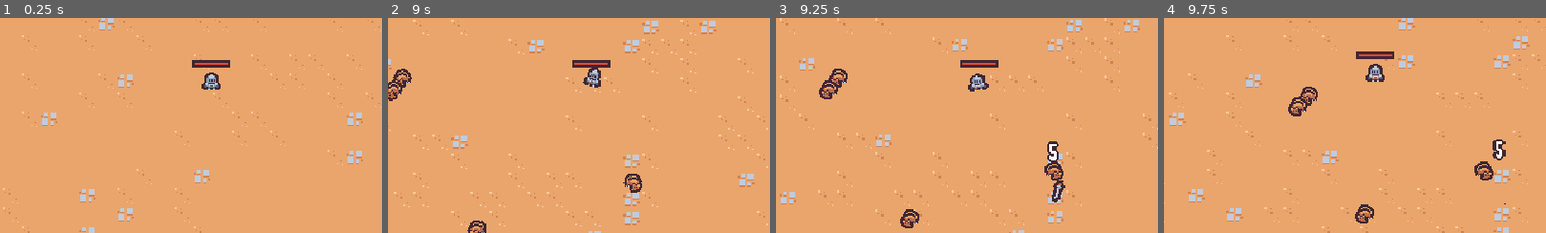
Above: before the commit, frames 1-4 (left to right).
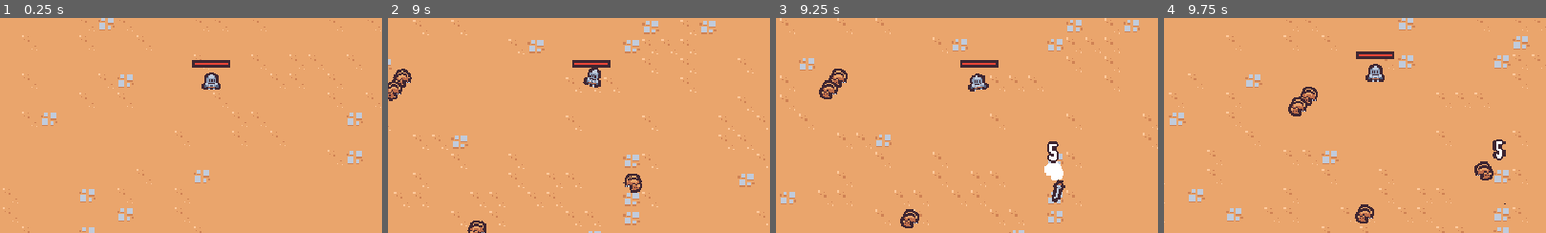
Above: after the commit, the same moments.

Repository: jrenato/dungeon_survival
Game: Godot game, scene res://src/world/levels/level.tscn
The game is run twice, just before and just after one commit, with the same random seed, the same clock (stepped at 60 frames per second) and the same inputs.
Inputs (mouse positions are % of the whole screen's width and height, from its top left):
- Up to frame 1 (0.25 s): no input
- Up to frame 2 (9 s): tap Enter at 0.5 s; move the mouse to (72, 45) at 0.52 s; press the mouse at (72, 45) at 0.53 s; hold D (move_right) 0.53-1.28 s; move the mouse to (30, 55) at 1.27 s; release the mouse at (30, 55) at 1.28 s; hold S (move_down) 1.28-2.03 s; click (30, 55) at 1.35 s; move the mouse to (60, 28) at 2.02 s; press the mouse at (60, 28) at 2.03 s; hold D (move_right) 2.03-2.78 s; move the mouse to (45, 70) at 2.77 s; release the mouse at (45, 70) at 2.78 s; hold W (move_up) 2.78-3.53 s; click (45, 70) at 2.85 s; move the mouse to (80, 65) at 3.52 s; press the mouse at (80, 65) at 3.53 s; hold A (move_left) 3.53-5.03 s; move the mouse to (20, 35) at 4.27 s; release the mouse at (20, 35) at 4.28 s; click (20, 35) at 4.35 s; move the mouse to (55, 50) at 5.02 s; press the mouse at (55, 50) at 5.03 s; hold S (move_down) 5.03-5.78 s; move the mouse to (35, 25) at 5.77 s; release the mouse at (35, 25) at 5.78 s; hold D (move_right) 5.78-6.53 s; click (35, 25) at 5.85 s; move the mouse to (72, 45) at 6.52 s; press the mouse at (72, 45) at 6.53 s; hold W (move_up) 6.53-7.28 s; move the mouse to (30, 55) at 7.27 s; release the mouse at (30, 55) at 7.28 s; hold D (move_right) 7.28-8.03 s; click (30, 55) at 7.35 s; move the mouse to (60, 28) at 8.02 s; press the mouse at (60, 28) at 8.03 s; hold S (move_down) 8.03-8.78 s; move the mouse to (45, 70) at 8.77 s; release the mouse at (45, 70) at 8.78 s; hold A (move_left) from 8.78 s (still down); click (45, 70) at 8.85 s
- Up to frame 3 (9.25 s): keep holding A (move_left)
- Up to frame 4 (9.75 s): move the mouse to (80, 65) at 9.52 s; release A (move_left) at 9.53 s; press the mouse at (80, 65) at 9.53 s; hold W (move_up) from 9.53 s (still down)
The pictures show only the part of the screen within x 22-72%, y 33-83%; the shares and areas given below are measured in that part.

Frames 1-2 are identical in both runs. In frame 3, 0.3% of the frame differs, in the area x 70-76%, y 66-76%; in frame 4, nothing differs.

Commit message:
Added hit flash component

Diff:
--- a/src/enemies/brown_rat_enemy.tscn
+++ b/src/enemies/brown_rat_enemy.tscn
@@ -1,10 +1,11 @@
-[gd_scene load_steps=13 format=3 uid="uid://chocoxha15c2q"]
+[gd_scene load_steps=14 format=3 uid="uid://chocoxha15c2q"]
 
 [ext_resource type="Script" path="res://src/enemies/brown_rat_enemy.gd" id="1_q53by"]
 [ext_resource type="PackedScene" uid="uid://b5dhosc4dbcyp" path="res://src/gameplay/components/velocity_component.tscn" id="2_aj642"]
 [ext_resource type="PackedScene" uid="uid://bkib7rirvtw7l" path="res://src/gameplay/components/health_component.tscn" id="2_r1pn2"]
 [ext_resource type="PackedScene" uid="uid://d2fnvnfm5sbij" path="res://src/gameplay/components/vial_drop_component.tscn" id="3_da5y8"]
 [ext_resource type="PackedScene" uid="uid://cehkvq67acqjg" path="res://src/gameplay/components/death_component.tscn" id="4_7te04"]
+[ext_resource type="PackedScene" uid="uid://dui4hbtk88m0v" path="res://src/gameplay/components/hit_flash_component.tscn" id="5_25s6s"]
 [ext_resource type="PackedScene" uid="uid://hrpfqxvhwa2t" path="res://src/gameplay/components/hurtbox_component.tscn" id="5_rh62v"]
 [ext_resource type="Texture2D" uid="uid://uia4n6n1pr6s" path="res://assets/tilemaps/tilemap_packed.png" id="6_4lwtw"]
 
@@ -95,6 +96,10 @@
 [node name="VialDropComponent" parent="." node_paths=PackedStringArray("health_component") instance=ExtResource("3_da5y8")]
 health_component = NodePath("../HealthComponent")
 
+[node name="HitFlashComponent" parent="." node_paths=PackedStringArray("health_component", "sprite") instance=ExtResource("5_25s6s")]
+health_component = NodePath("../HealthComponent")
+sprite = NodePath("../Visuals/Sprite2D")
+
 [node name="DeathComponent" parent="." node_paths=PackedStringArray("health_component", "sprite") instance=ExtResource("4_7te04")]
 health_component = NodePath("../HealthComponent")
 sprite = NodePath("../Visuals/Sprite2D")
--- a/src/enemies/wizard_enemy.tscn
+++ b/src/enemies/wizard_enemy.tscn
@@ -7,6 +7,47 @@
 [ext_resource type="PackedScene" uid="uid://cehkvq67acqjg" path="res://src/gameplay/components/death_component.tscn" id="2_837l6"]
 [ext_resource type="PackedScene" uid="uid://d2fnvnfm5sbij" path="res://src/gameplay/components/vial_drop_component.tscn" id="4_0ewno"]
 [ext_resource type="PackedScene" uid="uid://hrpfqxvhwa2t" path="res://src/gameplay/components/hurtbox_component.tscn" id="4_8vvrf"]
+[ext_resource type="PackedScene" uid="uid://dui4hbtk88m0v" path="res://src/gameplay/components/hit_flash_component.tscn" id="5_6s5tx"]
+[ext_resource type="Shader" path="res://src/gameplay/components/hit_flash_component.gdshader" id="6_dri38"]
+
+[sub_resource type="Animation" id="Animation_l8hsn"]
+length = 0.001
+tracks/0/type = "value"
+tracks/0/imported = false
+tracks/0/enabled = true
+tracks/0/path = NodePath("Visuals/Sprite2D:position")
+tracks/0/interp = 1
+tracks/0/loop_wrap = true
+tracks/0/keys = {
+"times": PackedFloat32Array(0),
+"transitions": PackedFloat32Array(1),
+"update": 0,
+"values": [Vector2(0, 0)]
+}
+tracks/1/type = "value"
+tracks/1/imported = false
+tracks/1/enabled = true
+tracks/1/path = NodePath("Visuals/Sprite2D:rotation")
+tracks/1/interp = 1
+tracks/1/loop_wrap = true
+tracks/1/keys = {
+"times": PackedFloat32Array(0),
+"transitions": PackedFloat32Array(1),
+"update": 0,
+"values": [0.0]
+}
+tracks/2/type = "value"
+tracks/2/imported = false
+tracks/2/enabled = true
+tracks/2/path = NodePath("Visuals/Sprite2D:scale")
+tracks/2/interp = 1
+tracks/2/loop_wrap = true
+tracks/2/keys = {
+"times": PackedFloat32Array(0),
+"transitions": PackedFloat32Array(1),
+"update": 0,
+"values": [Vector2(1, 1)]
+}
 
 [sub_resource type="Animation" id="Animation_rtokf"]
 resource_name = "walk"
@@ -66,50 +107,16 @@
 }]
 }
 
-[sub_resource type="Animation" id="Animation_l8hsn"]
-length = 0.001
-tracks/0/type = "value"
-tracks/0/imported = false
-tracks/0/enabled = true
-tracks/0/path = NodePath("Visuals/Sprite2D:position")
-tracks/0/interp = 1
-tracks/0/loop_wrap = true
-tracks/0/keys = {
-"times": PackedFloat32Array(0),
-"transitions": PackedFloat32Array(1),
-"update": 0,
-"values": [Vector2(0, 0)]
-}
-tracks/1/type = "value"
-tracks/1/imported = false
-tracks/1/enabled = true
-tracks/1/path = NodePath("Visuals/Sprite2D:rotation")
-tracks/1/interp = 1
-tracks/1/loop_wrap = true
-tracks/1/keys = {
-"times": PackedFloat32Array(0),
-"transitions": PackedFloat32Array(1),
-"update": 0,
-"values": [0.0]
-}
-tracks/2/type = "value"
-tracks/2/imported = false
-tracks/2/enabled = true
-tracks/2/path = NodePath("Visuals/Sprite2D:scale")
-tracks/2/interp = 1
-tracks/2/loop_wrap = true
-tracks/2/keys = {
-"times": PackedFloat32Array(0),
-"transitions": PackedFloat32Array(1),
-"update": 0,
-"values": [Vector2(1, 1)]
-}
-
 [sub_resource type="AnimationLibrary" id="AnimationLibrary_sauk7"]
 _data = {
 "RESET": SubResource("Animation_l8hsn"),
 "walk": SubResource("Animation_rtokf")
 }
+
+[sub_resource type="ShaderMaterial" id="ShaderMaterial_0gogu"]
+resource_local_to_scene = true
+shader = ExtResource("6_dri38")
+shader_parameter/lerp_percent = 0.0
 
 [sub_resource type="CircleShape2D" id="CircleShape2D_tievq"]
 radius = 8.0
@@ -138,6 +145,11 @@
 [node name="VialDropComponent" parent="." node_paths=PackedStringArray("health_component") instance=ExtResource("4_0ewno")]
 health_component = NodePath("../HealthComponent")
 
+[node name="HitFlashComponent" parent="." node_paths=PackedStringArray("health_component", "sprite") instance=ExtResource("5_6s5tx")]
+health_component = NodePath("../HealthComponent")
+sprite = NodePath("../Visuals/Sprite2D")
+hit_flash_material = SubResource("ShaderMaterial_0gogu")
+
 [node name="DeathComponent" parent="." node_paths=PackedStringArray("health_component", "sprite") instance=ExtResource("2_837l6")]
 health_component = NodePath("../HealthComponent")
 sprite = NodePath("../Visuals/Sprite2D")
--- /dev/null
+++ b/src/gameplay/components/hit_flash_component.gd
@@ -0,0 +1,22 @@
+extends Node
+
+@export var health_component : HealthComponent
+@export var sprite : Sprite2D
+@export var hit_flash_material : ShaderMaterial
+
+var hit_flash_tween : Tween
+
+
+func _ready() -> void:
+	health_component.health_changed.connect(_on_health_changed)
+	sprite.material = hit_flash_material
+
+
+func _on_health_changed() -> void:
+	if hit_flash_tween != null && hit_flash_tween.is_valid():
+		hit_flash_tween.kill()
+
+	(sprite.material as ShaderMaterial).set_shader_parameter("lerp_percent", 1.0)
+	hit_flash_tween = create_tween()
+	hit_flash_tween.tween_property(sprite.material, "shader_parameter/lerp_percent", 0.0, 0.25)\
+		.set_ease(Tween.EASE_IN).set_trans(Tween.TRANS_CUBIC)
--- /dev/null
+++ b/src/gameplay/components/hit_flash_component.gdshader
@@ -0,0 +1,9 @@
+shader_type canvas_item;
+
+uniform float lerp_percent;
+
+void fragment() {
+	vec4 texture_color = texture(TEXTURE, UV);
+	vec4 final_color = mix(texture_color, vec4(1.0, 1.0, 1.0, texture_color.a), lerp_percent);
+	COLOR = final_color;
+}
--- /dev/null
+++ b/src/gameplay/components/hit_flash_component.tscn
@@ -0,0 +1,8 @@
+[gd_scene load_steps=3 format=3 uid="uid://dui4hbtk88m0v"]
+
+[ext_resource type="Script" path="res://src/gameplay/components/hit_flash_component.gd" id="1_yh17e"]
+[ext_resource type="Material" uid="uid://6bnan5go02in" path="res://src/gameplay/components/hit_flash_component_material.tres" id="2_nslhp"]
+
+[node name="HitFlashComponent" type="Node"]
+script = ExtResource("1_yh17e")
+hit_flash_material = ExtResource("2_nslhp")
--- /dev/null
+++ b/src/gameplay/components/hit_flash_component_material.tres
@@ -0,0 +1,8 @@
+[gd_resource type="ShaderMaterial" load_steps=2 format=3 uid="uid://6bnan5go02in"]
+
+[ext_resource type="Shader" path="res://src/gameplay/components/hit_flash_component.gdshader" id="1_4812y"]
+
+[resource]
+resource_local_to_scene = true
+shader = ExtResource("1_4812y")
+shader_parameter/lerp_percent = 0.0
Not shown: 1 places in src/enemies/wizard_enemy.tscn that only renumber resources
